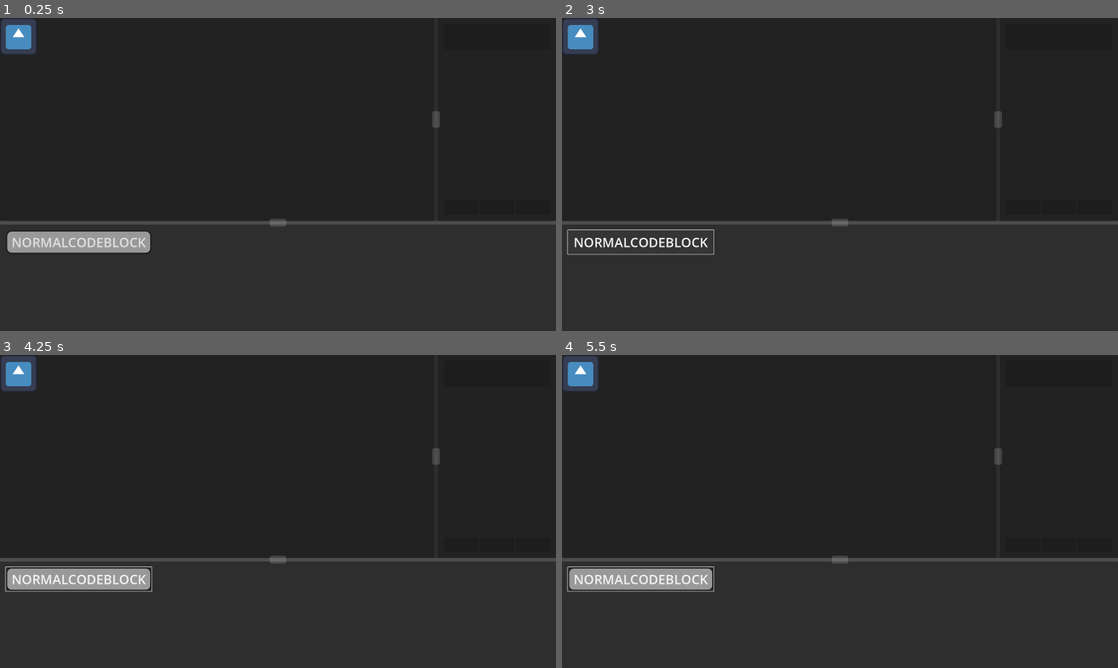
Above: before the commit, frames 1-4 (two rows, left to right).
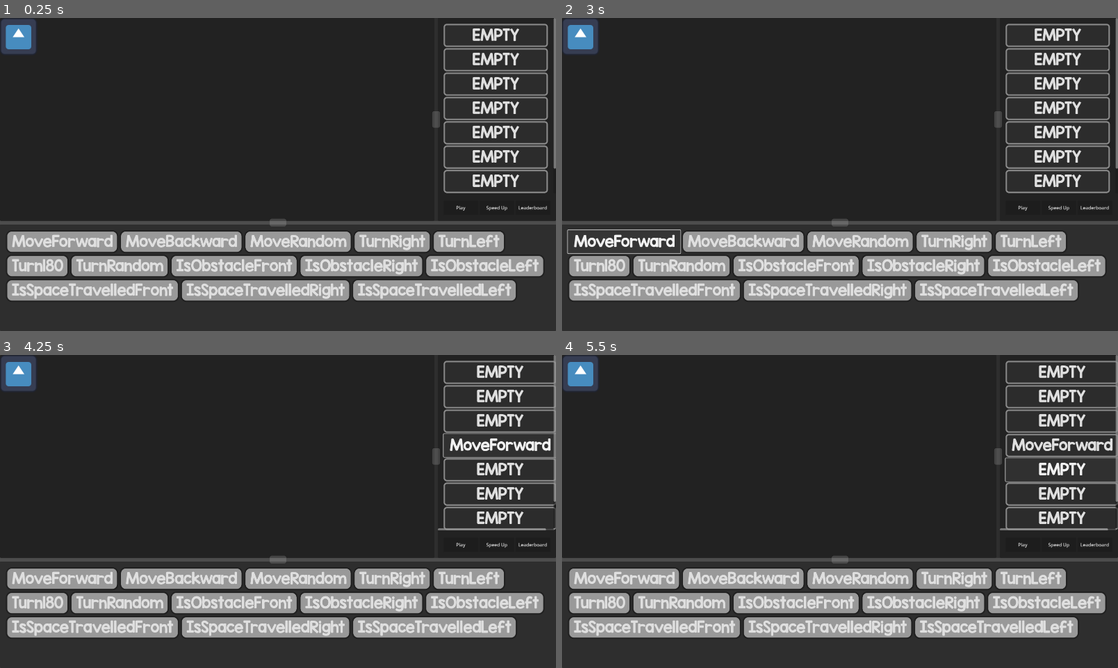
Above: after the commit, the same moments.

Repository: Alex-Velez/AI-Tools-For-K-12
Game: Godot game, scene res://Scenes/phase_3.tscn
The game is run twice, just before and just after one commit, with the same random seed, the same clock (stepped at 60 frames per second) and the same inputs. This scene is started directly instead of the project's main scene. The engine's default icon, where the game draws it, is replaced by a stand-in: a white triangle on a blue panel in a dark square.
Inputs (mouse positions are in pixels of both pictures, inside the frame that each line leads up to):
- Up to frame 1 (0.25 s): no input
- Up to frame 2 (3 s): click (1056, 36) at 0.5 s, where only the run after the commit has a clickable "EMPTY"; click (1056, 58) at 1.25 s, where only the run after the commit has a clickable "EMPTY"; click (1056, 83) at 2 s, where only the run after the commit has a clickable "EMPTY"; click "NORMALCODEBLOCK" (after the commit: "MoveForward") at 2.75 s
- Up to frame 3 (4.25 s): click (494, 445) at 3.5 s, where only the run after the commit has a clickable "EMPTY"
- Up to frame 4 (5.5 s): click (1062, 445) at 4.25 s, where only the run after the commit has a clickable "MoveForward"; click (1062, 470) at 5 s, where only the run after the commit has a clickable "EMPTY"

The runs differ from the first frame. In frame 1, 20% of the frame differs, in the area x 1-100%, y 0-91%; in frame 2, 21%, in the area x 0-100%, y 0-91%; in frame 3, 20%; in frame 4, 20%.

Commit message:
Open Dev Phase Update

Diff:
--- /dev/null
+++ b/Scenes/drop_slot_2.tscn
@@ -0,0 +1,9 @@
+[gd_scene load_steps=3 format=3 uid="uid://bofbrpbd4rj4n"]
+
+[ext_resource type="Script" uid="uid://onkqc1bp22uj" path="res://Scripts/drop_slot.gd" id="1_5cxm5"]
+[ext_resource type="Theme" uid="uid://qsu68in8iols" path="res://Themes/DropSlotTheme.theme" id="1_xvafg"]
+
+[node name="DropSlot2" type="Button"]
+custom_minimum_size = Vector2(0, 50)
+theme = ExtResource("1_xvafg")
+script = ExtResource("1_5cxm5")
--- a/Scenes/phase_3.tscn
+++ b/Scenes/phase_3.tscn
@@ -1,11 +1,10 @@
-[gd_scene load_steps=7 format=3 uid="uid://c1hxqw2hqgsbr"]
+[gd_scene load_steps=6 format=3 uid="uid://bg0dld4asbh6g"]
 
 [ext_resource type="PackedScene" uid="uid://gmeoe7uq2h4l" path="res://Scenes/code_block_2.tscn" id="1_5xuyg"]
 [ext_resource type="Script" uid="uid://dq8sf47myldlp" path="res://Scripts/phase_3.gd" id="1_bsygr"]
 [ext_resource type="Theme" uid="uid://b5fspwopkw78g" path="res://Themes/MarginTheme.tres" id="1_rvyeb"]
-[ext_resource type="PackedScene" uid="uid://cqmnwdgv4txyp" path="res://Scenes/drop_slot.tscn" id="2_oims3"]
 [ext_resource type="Texture2D" uid="uid://db7p5lde12lqi" path="res://icon.svg" id="3_54a6q"]
-[ext_resource type="Script" uid="uid://onkqc1bp22uj" path="res://Scripts/drop_slot.gd" id="5_blned"]
+[ext_resource type="PackedScene" uid="uid://bofbrpbd4rj4n" path="res://Scenes/drop_slot_2.tscn" id="5_54a6q"]
 
 [node name="Phase3" type="Control"]
 layout_mode = 3
@@ -87,9 +86,37 @@
 [node name="VBoxContainer" type="VBoxContainer" parent="VSplitContainer/TopPanel/HSplitContainer/RightPanel/VBoxContainer/ScrollContainer/MarginContainer"]
 layout_mode = 2
 
-[node name="DropSlot" parent="VSplitContainer/TopPanel/HSplitContainer/RightPanel/VBoxContainer/ScrollContainer/MarginContainer/VBoxContainer" instance=ExtResource("2_oims3")]
-layout_mode = 2
-script = ExtResource("5_blned")
+[node name="DropSlot" parent="VSplitContainer/TopPanel/HSplitContainer/RightPanel/VBoxContainer/ScrollContainer/MarginContainer/VBoxContainer" instance=ExtResource("5_54a6q")]
+layout_mode = 2
+text = "EMPTY"
+
+[node name="DropSlot2" parent="VSplitContainer/TopPanel/HSplitContainer/RightPanel/VBoxContainer/ScrollContainer/MarginContainer/VBoxContainer" instance=ExtResource("5_54a6q")]
+layout_mode = 2
+text = "EMPTY"
+
+[node name="DropSlot3" parent="VSplitContainer/TopPanel/HSplitContainer/RightPanel/VBoxContainer/ScrollContainer/MarginContainer/VBoxContainer" instance=ExtResource("5_54a6q")]
+layout_mode = 2
+text = "EMPTY"
+
+[node name="DropSlot4" parent="VSplitContainer/TopPanel/HSplitContainer/RightPanel/VBoxContainer/ScrollContainer/MarginContainer/VBoxContainer" instance=ExtResource("5_54a6q")]
+layout_mode = 2
+text = "EMPTY"
+
+[node name="DropSlot5" parent="VSplitContainer/TopPanel/HSplitContainer/RightPanel/VBoxContainer/ScrollContainer/MarginContainer/VBoxContainer" instance=ExtResource("5_54a6q")]
+layout_mode = 2
+text = "EMPTY"
+
+[node name="DropSlot6" parent="VSplitContainer/TopPanel/HSplitContainer/RightPanel/VBoxContainer/ScrollContainer/MarginContainer/VBoxContainer" instance=ExtResource("5_54a6q")]
+layout_mode = 2
+text = "EMPTY"
+
+[node name="DropSlot7" parent="VSplitContainer/TopPanel/HSplitContainer/RightPanel/VBoxContainer/ScrollContainer/MarginContainer/VBoxContainer" instance=ExtResource("5_54a6q")]
+layout_mode = 2
+text = "EMPTY"
+
+[node name="DropSlot8" parent="VSplitContainer/TopPanel/HSplitContainer/RightPanel/VBoxContainer/ScrollContainer/MarginContainer/VBoxContainer" instance=ExtResource("5_54a6q")]
+layout_mode = 2
+text = "EMPTY"
 
 [node name="MarginContainer" type="MarginContainer" parent="VSplitContainer/TopPanel/HSplitContainer/RightPanel/VBoxContainer"]
 layout_mode = 2
@@ -103,14 +130,17 @@
 [node name="PlayButton" type="Button" parent="VSplitContainer/TopPanel/HSplitContainer/RightPanel/VBoxContainer/MarginContainer/HBoxContainer"]
 layout_mode = 2
 size_flags_horizontal = 3
+text = "Play"
 
 [node name="FastButton" type="Button" parent="VSplitContainer/TopPanel/HSplitContainer/RightPanel/VBoxContainer/MarginContainer/HBoxContainer"]
 layout_mode = 2
 size_flags_horizontal = 3
+text = "Speed Up"
 
 [node name="Button3" type="Button" parent="VSplitContainer/TopPanel/HSplitContainer/RightPanel/VBoxContainer/MarginContainer/HBoxContainer"]
 layout_mode = 2
 size_flags_horizontal = 3
+text = "Leaderboard"
 
 [node name="BottomPanel" type="Panel" parent="VSplitContainer"]
 clip_contents = true
@@ -131,5 +161,79 @@
 [node name="CodeBlock" parent="VSplitContainer/BottomPanel/MarginContainer/HFlowContainer" instance=ExtResource("1_5xuyg")]
 layout_mode = 2
 keep_pressed_outside = true
+text = "CODEBLOCK"
+action_type = 1
+
+[node name="CodeBlock2" parent="VSplitContainer/BottomPanel/MarginContainer/HFlowContainer" instance=ExtResource("1_5xuyg")]
+layout_mode = 2
+keep_pressed_outside = true
+text = "CODEBLOCK"
+action_type = 2
+
+[node name="CodeBlock3" parent="VSplitContainer/BottomPanel/MarginContainer/HFlowContainer" instance=ExtResource("1_5xuyg")]
+layout_mode = 2
+keep_pressed_outside = true
+text = "CODEBLOCK"
+action_type = 3
+
+[node name="CodeBlock4" parent="VSplitContainer/BottomPanel/MarginContainer/HFlowContainer" instance=ExtResource("1_5xuyg")]
+layout_mode = 2
+keep_pressed_outside = true
+text = "CODEBLOCK"
+action_type = 4
+
+[node name="CodeBlock5" parent="VSplitContainer/BottomPanel/MarginContainer/HFlowContainer" instance=ExtResource("1_5xuyg")]
+layout_mode = 2
+keep_pressed_outside = true
+text = "CODEBLOCK"
+action_type = 5
+
+[node name="CodeBlock6" parent="VSplitContainer/BottomPanel/MarginContainer/HFlowContainer" instance=ExtResource("1_5xuyg")]
+layout_mode = 2
+keep_pressed_outside = true
+text = "CODEBLOCK"
+action_type = 6
+
+[node name="CodeBlock7" parent="VSplitContainer/BottomPanel/MarginContainer/HFlowContainer" instance=ExtResource("1_5xuyg")]
+layout_mode = 2
+keep_pressed_outside = true
+text = "CODEBLOCK"
+action_type = 7
+
+[node name="CodeBlock8" parent="VSplitContainer/BottomPanel/MarginContainer/HFlowContainer" instance=ExtResource("1_5xuyg")]
+layout_mode = 2
+keep_pressed_outside = true
+text = "CODEBLOCK"
+action_type = 8
+
+[node name="CodeBlock9" parent="VSplitContainer/BottomPanel/MarginContainer/HFlowContainer" instance=ExtResource("1_5xuyg")]
+layout_mode = 2
+keep_pressed_outside = true
+text = "CODEBLOCK"
+action_type = 9
+
+[node name="CodeBlock10" parent="VSplitContainer/BottomPanel/MarginContainer/HFlowContainer" instance=ExtResource("1_5xuyg")]
+layout_mode = 2
+keep_pressed_outside = true
+text = "CODEBLOCK"
+action_type = 10
+
+[node name="CodeBlock11" parent="VSplitContainer/BottomPanel/MarginContainer/HFlowContainer" instance=ExtResource("1_5xuyg")]
+layout_mode = 2
+keep_pressed_outside = true
+text = "CODEBLOCK"
+action_type = 11
+
+[node name="CodeBlock12" parent="VSplitContainer/BottomPanel/MarginContainer/HFlowContainer" instance=ExtResource("1_5xuyg")]
+layout_mode = 2
+keep_pressed_outside = true
+text = "CODEBLOCK"
+action_type = 12
+
+[node name="CodeBlock13" parent="VSplitContainer/BottomPanel/MarginContainer/HFlowContainer" instance=ExtResource("1_5xuyg")]
+layout_mode = 2
+keep_pressed_outside = true
+text = "CODEBLOCK"
+action_type = 13
 
 [connection signal="pressed" from="VSplitContainer/TopPanel/HSplitContainer/RightPanel/VBoxContainer/MarginContainer/HBoxContainer/PlayButton" to="." method="_on_play_button_pressed"]
--- a/Scripts/code_block_2.gd
+++ b/Scripts/code_block_2.gd
@@ -2,26 +2,18 @@
 
 var shadow_scene = preload("res://Scenes/code_block_shadow.tscn")
 @export var action_type: Global.CodeAction = Global.CodeAction.NULL
-var is_dragging: bool =  false
-var offset: Vector2
-var code_block_shadow = null
 
 func _ready() -> void:
 	button_down.connect(_on_button_down)
 	button_up.connect(_on_button_up)
-
-func _process(_delta: float) -> void:
-	if is_dragging:
-		code_block_shadow.global_position = get_global_mouse_position()
+	self.text = Global.CodeAction.keys()[action_type]
 
 func _on_button_down():
-	is_dragging = true
-	offset = get_global_mouse_position() - global_position
-	code_block_shadow = shadow_scene.instantiate()
-	get_tree().root.add_child(code_block_shadow)
-	print("Dragging")
+	Global.is_dragging = true
+	Global.holding_code_block = shadow_scene.instantiate()
+	get_tree().root.add_child(Global.holding_code_block)
+	Global.holding_action = self.action_type
 
 func _on_button_up():
-	is_dragging = false
-	code_block_shadow.queue_free()
-	print("Static")
+	Global.is_dragging = false
+	Global.holding_code_block.queue_free()
--- a/Scripts/drop_slot.gd
+++ b/Scripts/drop_slot.gd
@@ -1,13 +1,20 @@
-extends Panel
+extends Button
 
 var assigned_action: Global.CodeAction = Global.CodeAction.NULL
+var is_hovering: bool = false;
 
-func can_drop_data(_pos, data):
-	return "action" in data
+func _ready() -> void:
+	self.mouse_entered.connect(_on_mouse_entered)
+	self.mouse_exited.connect(_on_mouse_exited)
 
-func drop_data(_pos, data):
-	assigned_action = data["action"]
-	update_visual()
+func _process(_delta: float) -> void:
+	if self.is_hovering and Global.holding_action != Global.CodeAction.NULL and !Global.is_dragging:
+		self.assigned_action = Global.holding_action
+		Global.holding_action = Global.CodeAction.NULL
+		self.text = Global.CodeAction.keys()[self.assigned_action]
 
-func update_visual():
-	modulate = Color.WEB_GREEN
+func _on_mouse_entered():
+	self.is_hovering = true
+
+func _on_mouse_exited():
+	self.is_hovering = false
--- a/Scripts/global.gd
+++ b/Scripts/global.gd
@@ -1,10 +1,6 @@
 extends Node
 
 const CSV_PATH = "user://student_data.csv"
-
-var current_student: Student = null;
-
-var is_dragging = false
 
 enum CodeAction {
 	NULL,
@@ -23,8 +19,20 @@
 	IsSpaceTravelledLeft,
 }
 
+var current_student: Student = null;
+
+var is_dragging: bool = false
+var holding_code_block: Sprite2D = null
+var holding_action: CodeAction = CodeAction.NULL
+
+
+
 func _ready():
 	print("Global Autoload ready!")
+
+func _process(_delta: float) -> void:
+	if is_dragging:
+		holding_code_block.global_position = get_viewport().get_mouse_position()
 
 func save_data(data: Array):
 	if not FileAccess.file_exists(Global.CSV_PATH):
--- a/Scripts/phase_3.gd
+++ b/Scripts/phase_3.gd
@@ -19,7 +19,7 @@
 func _run_user_code():
 	for action in user_code:
 		#highlight_block(action)
-		print("Running: ", action)
+		print("Running: ", Global.CodeAction.keys()[action])
 		#await robot.perform_action(action)
 		await get_tree().create_timer(0.5).timeout
 	#reset_highlights()
--- /dev/null
+++ b/Styles/DropSlotNormalStyle.tres
@@ -0,0 +1,17 @@
+[gd_resource type="StyleBoxFlat" format=3 uid="uid://2kctwg2andht"]
+
+[resource]
+content_margin_left = 20.0
+content_margin_top = 10.0
+content_margin_right = 20.0
+content_margin_bottom = 10.0
+bg_color = Color(0.17462596, 0.174626, 0.17462587, 1)
+border_width_left = 5
+border_width_top = 5
+border_width_right = 5
+border_width_bottom = 5
+border_color = Color(0.53900033, 0.53900033, 0.53900033, 1)
+corner_radius_top_left = 10
+corner_radius_top_right = 10
+corner_radius_bottom_right = 10
+corner_radius_bottom_left = 10
Not shown: 1 places in Scenes/drop_slot.tscn that only renumber resources
Binary file changed: Themes/CodeBlockTheme.theme
Binary file added: Themes/DropSlotTheme.theme
